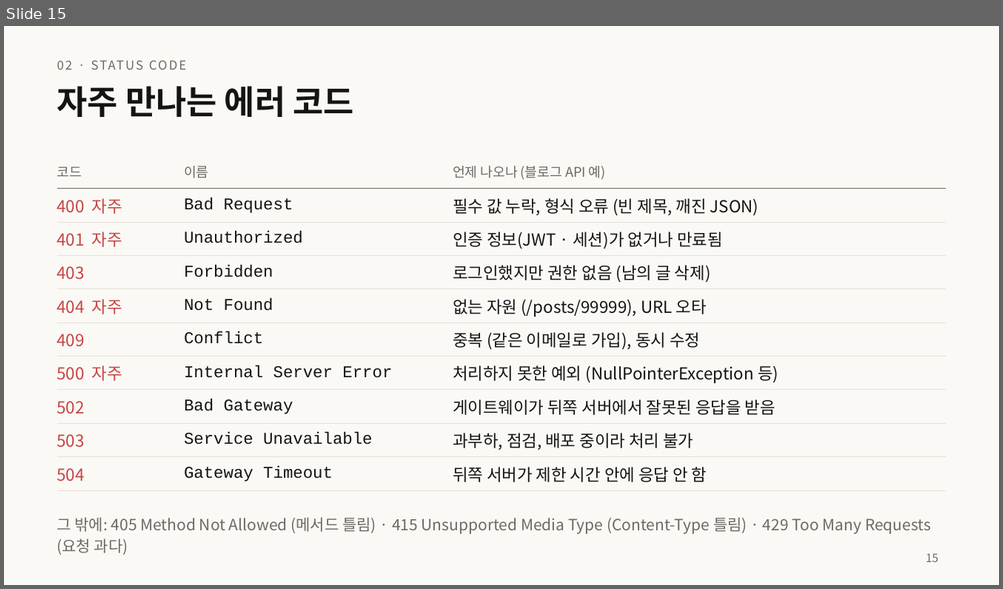
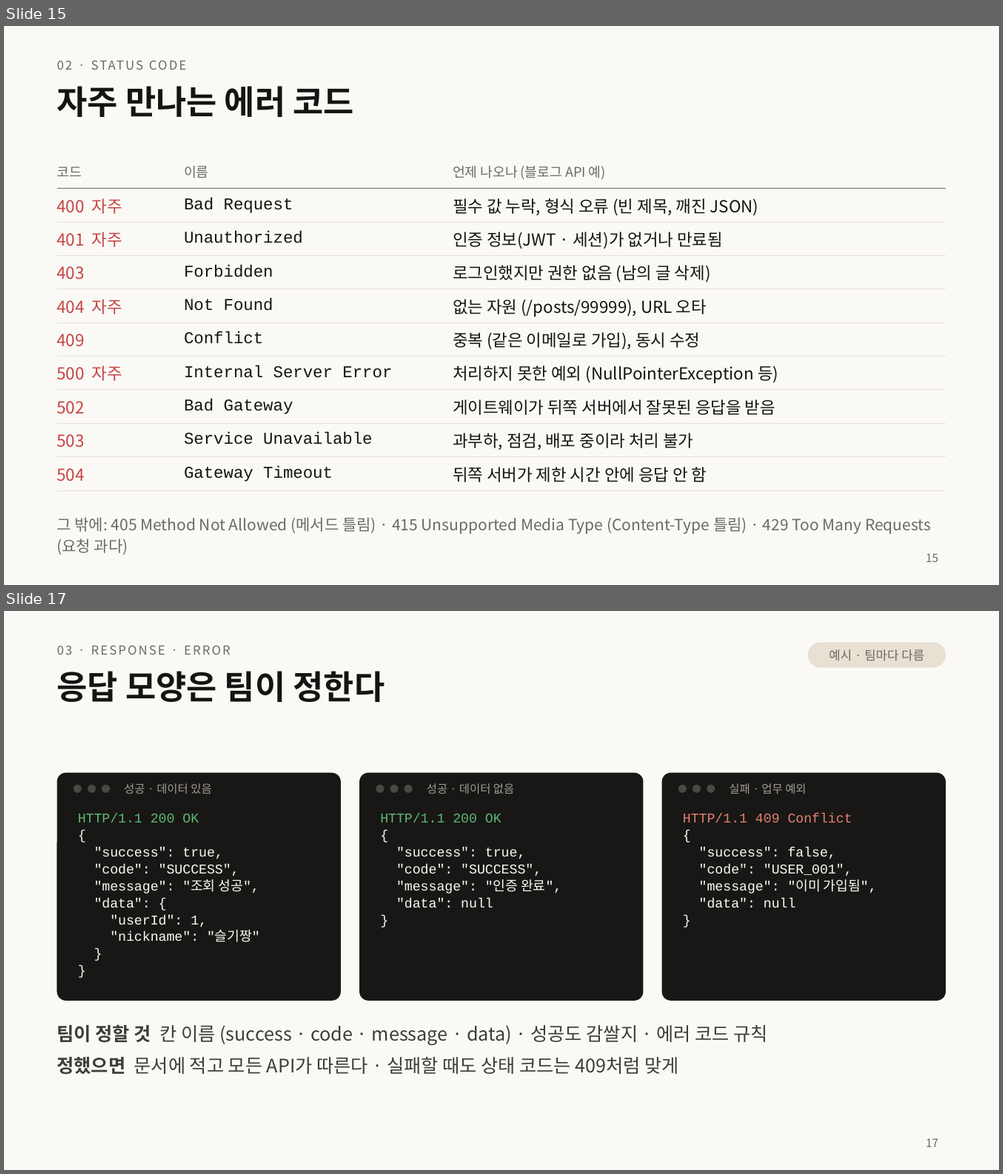
Before and after one commit to home-blog/docs-RESTful, a slide deck: 발표/RESTful-API-설계.pptx. Shown one above the other, each under a label of ours: slide 15 before the commit, slides 15 and 17 after it; the slides between them are not shown. The pictures are 1003x589 and 1003x1174 pixels, drawn with LibreOffice and Linux fonts; fonts in the diff are those of the drawing. Boxes give left, top, right and bottom in pixels: in the first picture for what was removed or moved away, otherwise in the second. Text is boxed around its words. In the diff, an @@ line names an element or a change of style, - is before the commit and + after.

```diff
--- a/발표/RESTful-API-설계.pptx
+++ b/발표/RESTful-API-설계.pptx
@@ slide 17 added at [4, 611, 999, 1170], background #FAF9F5 @@
@@ text added at [57, 645, 230, 655], 12 pt, text #6C6A64 @@
+03 · RESPONSE · ERROR
@@ rounded rectangle added at [808, 642, 945, 668], fill #E8E0D2 @@
@@ text added at [828, 649, 924, 661], 12 pt, text #6C6A64 @@
+예시 · 팀마다 다름
@@ title added at [57, 671, 385, 702], 32 pt, text #141413, bold @@
+응답 모양은 팀이 정한다
@@ rounded rectangle added at [57, 773, 341, 1001], fill #181715 @@
@@ ellipse added at [74, 785, 82, 793], fill #4A4844 @@
@@ ellipse added at [88, 785, 96, 793], fill #4A4844 @@
@@ ellipse added at [102, 785, 110, 793], fill #4A4844 @@
@@ text added at [124, 783, 211, 794], 11 pt, text #A09D96 @@
+성공 · 데이터 있음
@@ rounded rectangle added at [359, 773, 643, 1001], fill #181715 @@
@@ ellipse added at [375, 785, 384, 793], fill #4A4844 @@
@@ ellipse added at [390, 785, 398, 793], fill #4A4844 @@
@@ ellipse added at [404, 785, 412, 793], fill #4A4844 @@
@@ text added at [427, 783, 514, 794], 11 pt, text #A09D96 @@
+성공 · 데이터 없음
@@ rounded rectangle added at [662, 773, 945, 1001], fill #181715 @@
@@ ellipse added at [678, 785, 687, 793], fill #4A4844 @@
@@ ellipse added at [693, 785, 701, 793], fill #4A4844 @@
@@ ellipse added at [707, 785, 715, 793], fill #4A4844 @@
@@ text added at [728, 783, 805, 794], 11 pt, text #A09D96 @@
+실패 · 업무 예외
@@ text added at [78, 813, 260, 943], 13 pt, text #FAF9F5 @@
+HTTP/1.1 200 OK
+{
+"success": true,
+"code": "SUCCESS",
+"message": "조회 성공",
+"data": {
+"userId": 1,
+"nickname": "슬기짱"
+}
+}
@@ text added at [380, 813, 561, 908], 13 pt, text #FAF9F5 @@
+HTTP/1.1 200 OK
+{
+"success": true,
+"code": "SUCCESS",
+"message": "인증 완료",
+"data": null
+}
@@ text added at [683, 813, 876, 908], 13 pt, text #FAF9F5 @@
+HTTP/1.1 409 Conflict
+{
+"success": false,
+"code": "USER_001",
+"message": "이미 가입됨",
+"data": null
+}
@@ text added at [57, 1025, 768, 1075], 18 pt, text #3D3D3A @@
+팀이 정할 것 칸 이름 (success · code · message · data) · 성공도 감쌀지 · 에러 코드 규칙
+정했으면 문서에 적고 모든 API가 따른다 · 실패할 때도 상태 코드는 409처럼 맞게
@@ page number added at [925, 1139, 938, 1147], 11 pt, text #6C6A64 @@
+17
```
Also in this commit, not shown: 4 slides changed, 3 other slides added, 1 slide removed, 3 other files.
